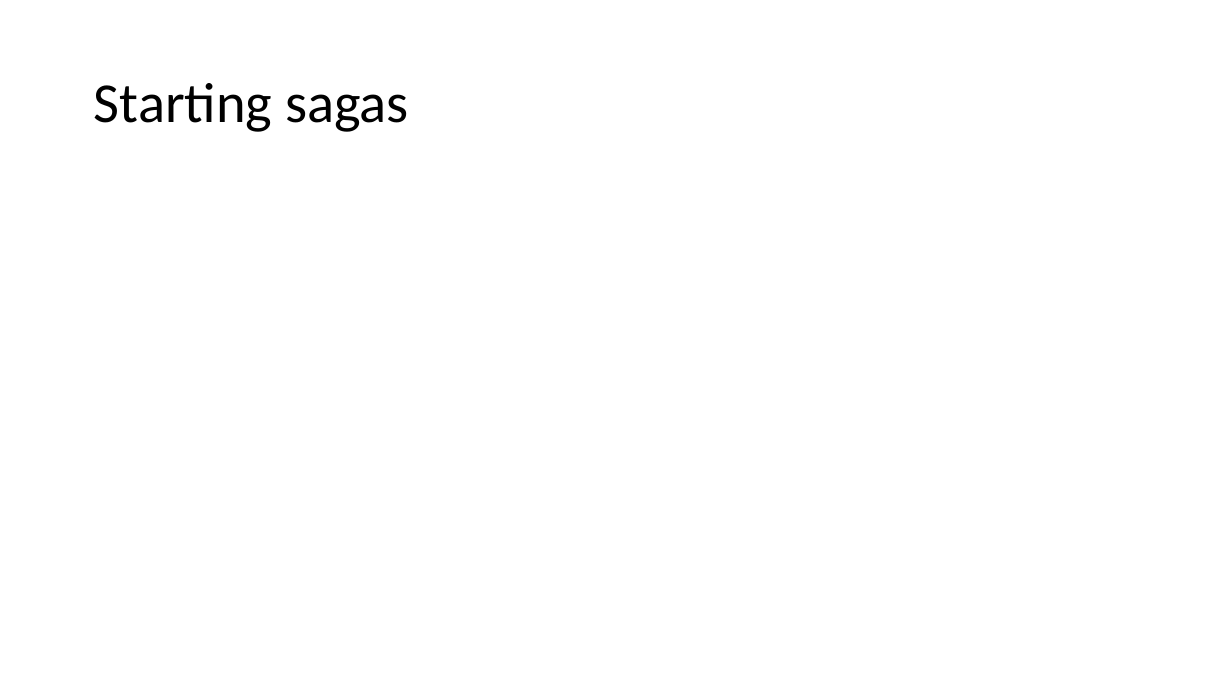
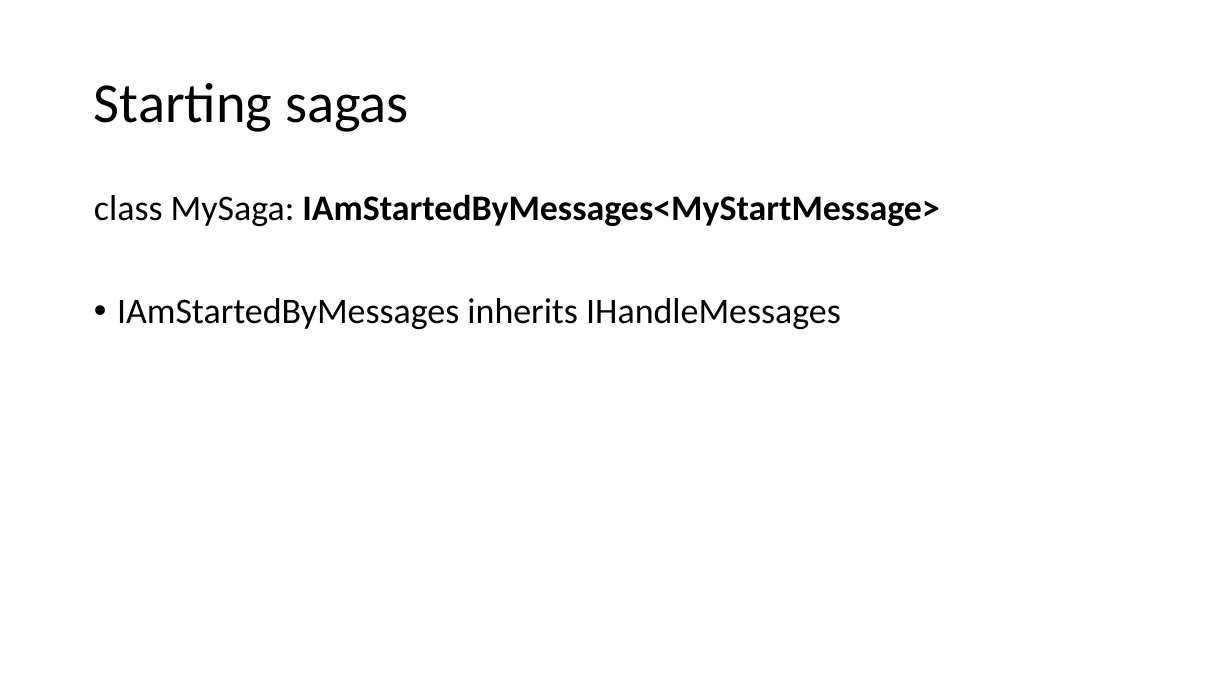
Before and after one commit to Particular/SagaMasterClass, a slide deck: slide 6 of SagaMasterClass.pptx. Drawn at 1232x693 pixels with LibreOffice and Linux fonts; fonts in the diff are those of the drawing. Boxes give left, top, right and bottom in pixels: in the first picture for what was removed or moved away, otherwise in the second. Text is boxed around its words. In the diff, an @@ line names an element or a change of style, - is before the commit and + after.

```diff
--- a/SagaMasterClass.pptx
+++ b/SagaMasterClass.pptx
@@ text added at [94, 194, 939, 329], 28 pt, text #000000 @@
+class MySaga: IAmStartedByMessages<MyStartMessage>
+• IAmStartedByMessages inherits IHandleMessages
```
Also in this commit, not shown: 11 other slides changed, 1 other file.
